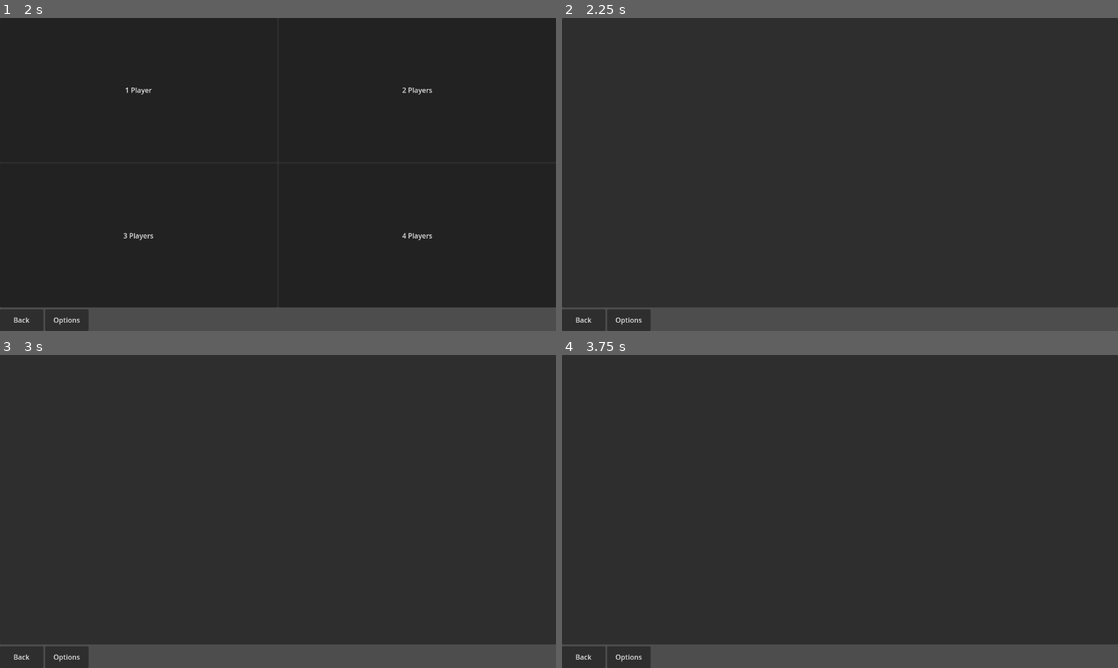
Above: before the commit, frames 1-4 (two rows, left to right).
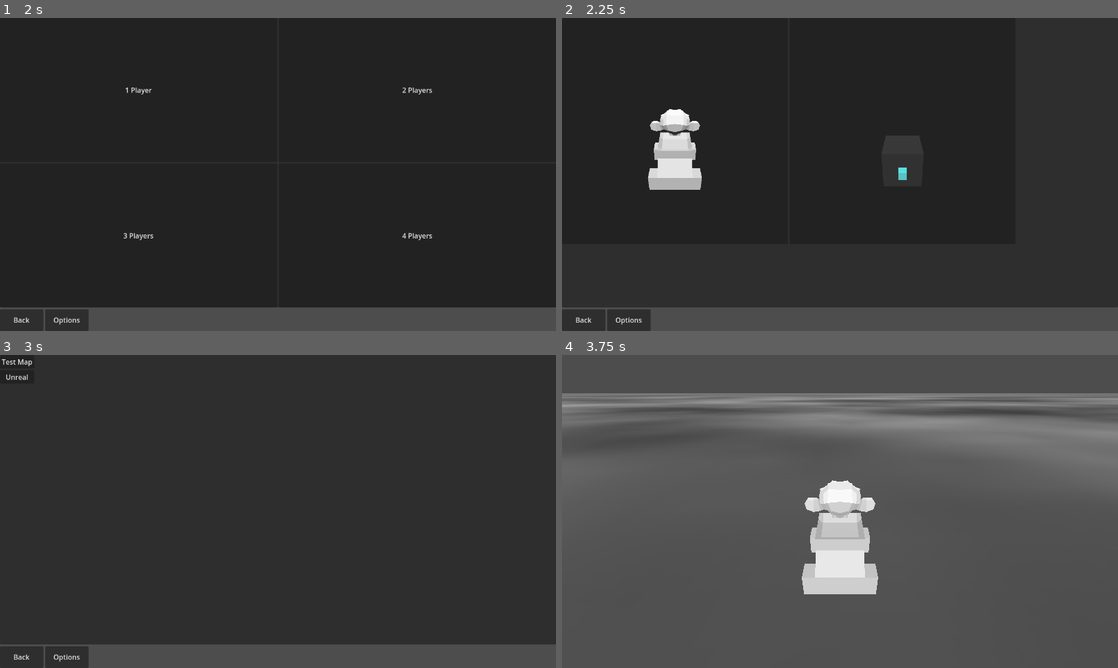
Above: after the commit, the same moments.

Repository: CoffeeCoder1/superpeterkart
Game: Godot game, scene res://scenes/main/main.tscn
The game is run twice, just before and just after one commit, with the same random seed, the same clock (stepped at 60 frames per second) and the same inputs.
Inputs (mouse positions are in pixels of both pictures, inside the frame that each line leads up to):
- Up to frame 1 (2 s): tap Enter at 0.5 s; hold Right (ui_right) 0.53-1.25 s; hold N (player1_boost) 0.53-1.25 s; click "Create Game" at 1.25 s
- Up to frame 2 (2.25 s): click "1 Player" at 2 s
- Up to frame 3 (3 s): click (111, 467) at 2.77 s
- Up to frame 4 (3.75 s): click (578, 361) at 3.5 s, where only the run after the commit has a clickable "Test Map"

Frame 1 is identical in both runs. In frame 2, 1.9% of the frame differs, in the area x 15-62%, y 29-55%; in frame 3, less than 0.1%; in frame 4, 93%, in the area x 0-100%, y 0-100%.

Commit message:
Use the KartList in the CharacterSelectionMenu

Diff:
--- a/scenes/classes/kart/kart_list.gd
+++ b/scenes/classes/kart/kart_list.gd
@@ -1,6 +1,10 @@
 class_name KartList extends Resource
 
 @export var karts: Array[KartMetadata]
+
+
+func get_karts() -> Array[KartMetadata]:
+	return karts
 
 
 ## Gets an ID string that can be used to get the kart back with get_kart_by_id.
--- a/scenes/ui/menu/character_selection_menu/character_selection_menu.gd
+++ b/scenes/ui/menu/character_selection_menu/character_selection_menu.gd
@@ -1,14 +1,15 @@
 extends Control
+
+@export var kart_list: KartList
 
 signal character_selected(karts: Array[KartMetadata])
 
-@export var kart_list: Array[KartMetadata]
 var selected_karts: Array[KartMetadata]
 
 
 # Called when the node enters the scene tree for the first time.
 func _ready() -> void:
-	for kart in kart_list:
+	for kart in kart_list.get_karts():
 		# Create a button
 		var button_node = CharacterButton.new()
 		button_node.kart = kart
--- a/scenes/ui/menu/character_selection_menu/character_selection_menu.tscn
+++ b/scenes/ui/menu/character_selection_menu/character_selection_menu.tscn
@@ -1,10 +1,7 @@
-[gd_scene load_steps=6 format=3 uid="uid://c3ovvx3oxxrwr"]
+[gd_scene load_steps=3 format=3 uid="uid://c3ovvx3oxxrwr"]
 
 [ext_resource type="Script" path="res://scenes/ui/menu/character_selection_menu/character_selection_menu.gd" id="1_7867g"]
-[ext_resource type="Script" path="res://scenes/classes/kart/kart_metadata.gd" id="2_pvnaj"]
-[ext_resource type="Resource" uid="uid://d15tyhy1weacy" path="res://scenes/karts/test_kart/test_kart.tres" id="3_82mdp"]
-[ext_resource type="Resource" uid="uid://ci8wrqbomg6wj" path="res://scenes/karts/debug_kart/debug_kart.tres" id="4_gb8u4"]
-[ext_resource type="Resource" uid="uid://dicvyd6ie2j13" path="res://scenes/karts/suzanne/suzanne.tres" id="5_jajew"]
+[ext_resource type="Resource" uid="uid://y4vfj42jsk13" path="res://scenes/karts/kart_list.tres" id="2_epd7e"]
 
 [node name="CharacterSelectionMenu" type="Control" groups=["menus"]]
 layout_mode = 3
@@ -14,7 +11,7 @@
 grow_horizontal = 2
 grow_vertical = 2
 script = ExtResource("1_7867g")
-kart_list = Array[ExtResource("2_pvnaj")]([ExtResource("3_82mdp"), ExtResource("4_gb8u4"), ExtResource("5_jajew")])
+kart_list = ExtResource("2_epd7e")
 
 [node name="GridContainer" type="GridContainer" parent="."]
 layout_mode = 1
